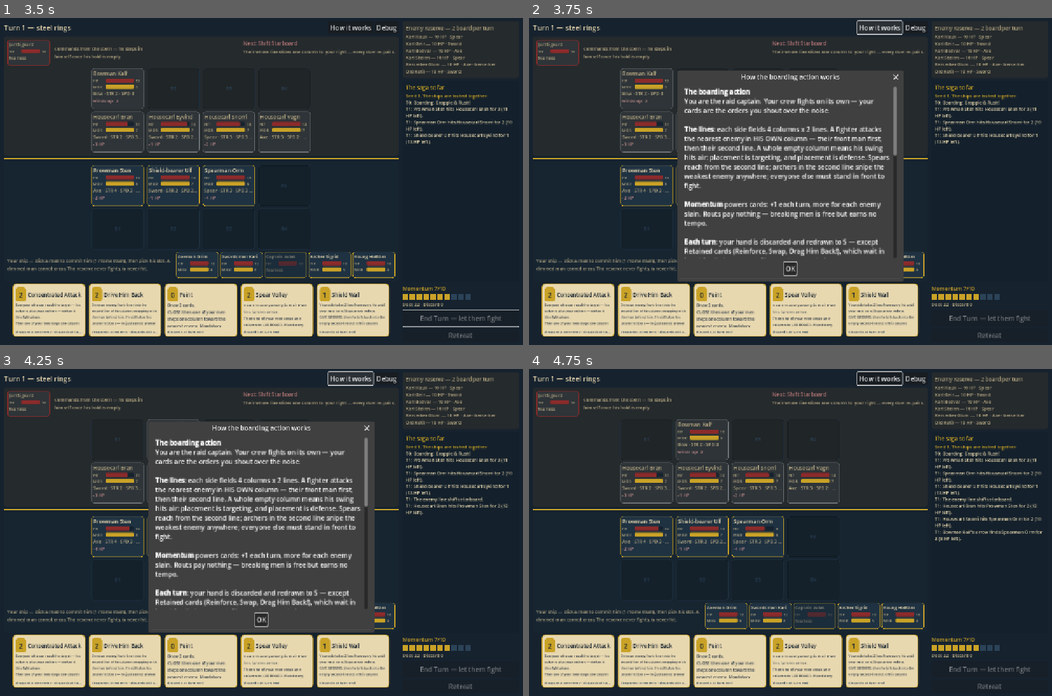
Above: before the commit, frames 1-4 (two rows, left to right).
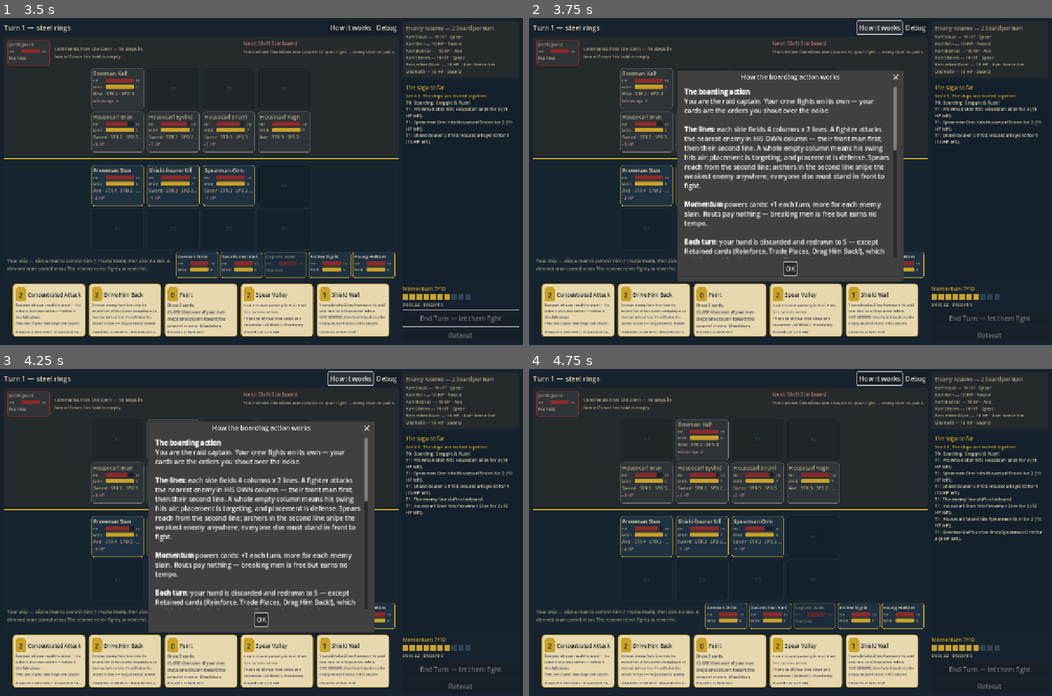
Above: after the commit, the same moments.

Repository: Tonttu84/vikingGame
Game: Godot game, scene res://src/ui/battle_ui.tscn
The game is run twice, just before and just after one commit, with the same random seed, the same clock (stepped at 60 frames per second) and the same inputs.
Inputs:
- Up to frame 1 (3.5 s): click "How it works" at 0.5 s; click "Debug" at 1.25 s; click "Board this way" at 2 s; click "End Turn — let them fight" at 2.75 s
- Up to frame 2 (3.75 s): click "How it works" at 3.5 s
- Up to frame 3 (4.25 s): no input
- Up to frame 4 (4.75 s): click "OK" at 4.25 s

Frame 1 is identical in both runs. In frame 2, 0.3% of the frame differs, in the area x 29-71%, y 40-74%; in frame 3, 0.3%; in frame 4, nothing differs.

Commit message:
The table learns the new set, and the docs record it
UI. The rider pick is one step now instead of two: the direction was never a
question, so the board asks only which man takes the step and the destination
step that used to follow is gone with the code that drew it. Taunt gets the
two-pick flow Trade Places already had — drop it on a defender, then pick the
man of yours he answers to, with the engine's own taunt_targets() saying
which of your men that could be. Rules text names every fixed direction on
the card face (Larboard, Starboard, Press, Give Ground, Close) and the
how-it-works panel says the direction is printed on the card and that a card
whose step nobody can take cannot be played at all.

Docs. docs/combat-design.md now carries the shipped set: the three families,
the five movements, the fifteen cards, and the rulings the set depends on —
the fixed direction, "you may aim what you do to them but not what an order
does to your own crew", riders never displacing, the gate, give-ground as a
disarm rather than an escape, the Challenge fold, and the jump ruling (out
for now, and NOT on principle: if it ever ships it is a player-aimed jump on
a card that also carries a real effect, after the retune).
docs/card-design-proposal.md is marked IMPLEMENTED with the owner's answers
to all ten of its open questions. The phase D section of
docs/lines-redesign.md gets a note saying what of it survives and what the
rework replaced, rather than being rewritten — it is history.

CLAUDE.md's "where we are" leads with this slice, and the next one is the
numeric retune with the two things to weigh before touching a price: whether
the gate's refusal rate is the bot being positionally stupid or the gate
being too sharp, and the Taunt + Concentrated Attack assassination.

815 unit + 91 smoke checks. Final sims (n=300, random bot):
  skirmish 31.0% win | 14.1 turns | 1.09 dead in a win
  veteran  51.3% win | 17.3 turns | 1.14 dead in a win

Diff:
--- a/src/ui/battle_ui.gd
+++ b/src/ui/battle_ui.gd
@@ -14,8 +14,9 @@
 ## The banner line the top bar shows when the board is not asking for a pick.
 var _turn_text := "Turn 1"
 ## The one pick the board is waiting on, or {} — see _begin_pick. Card picks
-## (who crosses, who trades places, which way a man is shoved) and the engine's
-## mandatory movement riders share this single mechanism and its gold rim.
+## (who crosses, who trades places, which way a man is shoved, who a taunted
+## defender answers to) and the engine's mandatory movement riders share this
+## single mechanism and its gold rim.
 ##   {"prompt": String, "options": Array[Dictionary], "cancellable": bool,
 ##    "on_choice": Callable}
 ## and each option is {"value": Variant} plus either "character" (light up his
@@ -130,66 +131,20 @@
 	refresh(state)
 
 
-## A played card's rider has come due. The engine has already worked out
-## every legal move and one of them must be taken, so this is a pick, not a
-## question: the men who can move light up, then their destinations. Nothing
-## here judges legality — every option carries one of the engine's own moves.
+## A played card's rider has come due. The direction is the card's and is
+## printed on its face, so there is exactly one thing left to settle and one
+## step to settle it in: WHICH man takes it. Every man who can light up; the
+## engine already worked out that they can, and a card whose step nobody could
+## take never reached here — it was refused before it was paid for. A card
+## that names an ally offers one move, which the pick mechanism resolves by
+## itself without a click.
 func on_rider_prompt(state: BattleState, card: CardData, moves: Array[Dictionary]) -> void:
 	refresh(state)
-	var kind := CardText.rider_kind(card)
-	var movers: Array[Character] = []
-	for move in moves:
-		for c in _rider_men(move):
-			if not movers.has(c):
-				movers.append(c)
-	var options: Array[Dictionary] = []
-	for c in movers:
-		options.append(_token_option(c, c))
-	_begin_pick("%s — the %s rides on it: which man moves?" % [card.display_name, kind],
-			options, false,
-			func(mover: Character) -> void: _rider_destination_pick(card, moves, mover))
-
-
-## Step two of a rider: where the chosen man goes. A slide names the empty
-## slot he steps into, a step or advance the slot in the other line, a swap
-## the man he trades places with.
-func _rider_destination_pick(card: CardData, moves: Array[Dictionary],
-		mover: Character) -> void:
-	var kind := CardText.rider_kind(card)
 	var options: Array[Dictionary] = []
 	for move in moves:
-		if not _rider_men(move).has(mover):
-			continue
-		options.append(_rider_move_option(move, mover))
-	var prompt := "%s — %s must %s: where to?" % [card.display_name, mover.display_name, kind]
-	if kind == "swap":
-		prompt = "%s — who does %s trade places with?" % [card.display_name, mover.display_name]
-	_begin_pick(prompt, options, false, func(move: Dictionary) -> void: _submit_rider(move))
-
-
-## The men a rider move touches: the one who steps, or both halves of a trade.
-func _rider_men(move: Dictionary) -> Array[Character]:
-	var men: Array[Character] = []
-	if move.has("character"):
-		men.append(move["character"])
-	if move.has("a"):
-		men.append(move["a"])
-	if move.has("b"):
-		men.append(move["b"])
-	return men
-
-
-func _rider_move_option(move: Dictionary, mover: Character) -> Dictionary:
-	var f := engine.state.player_formation
-	if move.has("direction"):
-		var dir: int = move["direction"]
-		return _slot_option(Character.Side.PLAYER, f.line_of(mover),
-				f.column_of(mover) + dir, move, "larboard" if dir < 0 else "starboard")
-	if move.has("line"):
-		return _slot_option(Character.Side.PLAYER, move["line"], f.column_of(mover), move,
-				"step up" if move["line"] == Formation.FRONT else "fall back")
-	var partner: Character = move["b"] if move["a"] == mover else move["a"]
-	return _token_option(partner, move)
+		options.append(_token_option(move["character"], move))
+	_begin_pick("%s — %s: which man?" % [card.display_name, CardText.rider_kind(card)],
+			options, false, func(move: Dictionary) -> void: _submit_rider(move))
 
 
 func _submit_rider(move: Dictionary) -> void:
@@ -388,6 +343,20 @@
 				options, true,
 				func(partner: Character) -> void:
 					action["second_target"] = partner
+					submit(action))
+		return
+	if _card_has(card, CardData.EffectType.TAUNT):
+		# The shout names two men: the defender it is aimed at (already the
+		# drop target) and the man of yours he is dragged across to. The engine
+		# says which of your men that could be — never this scene.
+		var options: Array[Dictionary] = []
+		for c in engine.state.player_formation.fielded():
+			if engine.taunt_targets(c).has(target):
+				options.append(_token_option(c, c))
+		_begin_pick("%s — who does %s answer to?" % [card.display_name, target.display_name],
+				options, true,
+				func(anchor: Character) -> void:
+					action["second_target"] = anchor
 					submit(action))
 		return
 	if _card_has(card, CardData.EffectType.SHOVE):
--- a/src/ui/card_text.gd
+++ b/src/ui/card_text.gd
@@ -145,7 +145,7 @@
 
 [b]Momentum[/b] powers cards: +1 each turn, more for each enemy slain. Routs pay nothing — breaking men is free but earns no tempo.
 
-[b]Each turn[/b]: your hand is discarded and redrawn to 5 — except Retained cards (Reinforce, Swap, Drag Him Back!), which wait in hand for their moment. Play cards — most also move your men, and that move is mandatory: the board lights up every man who can take it and you pick which, never whether. Then both formations fight, fastest first. Axes ignore 2 armor.
+[b]Each turn[/b]: your hand is discarded and redrawn to 5 — except Retained cards (Reinforce, Trade Places, Drag Him Back!), which wait in hand for their moment. Play cards — most also move one of your men, and that move is mandatory and its DIRECTION IS PRINTED ON THE CARD: larboard, starboard, press forward, give ground, or close on the nearest enemy. The board lights up every man who could take that step and you pick which one, never whether and never which way — and a card whose step nobody can take cannot be played at all. Then both formations fight, fastest first. Axes ignore 2 armor.
 
 [b]The enemy captain[/b] waits at the stern, unreachable, until his hold empties — then he steps into the line himself and fights like anyone: reach him through his column, or shove his line apart. Kill him and his crew yields. Lose your own captain and the raid is over.
 
@@ -153,4 +153,4 @@
 
 [b]Morale[/b]: every death shakes the fallen side (-2 morale on deck, captains and berserkers excepted). At 0 a fighter routs, shaking the line further. Routs win battles as surely as blood.
 
-[b]The rail[/b]: enemies reinforce 2 per turn into their fro …(185 unchanged characters)… f them always holds the field, and only Swap trades them, so the waiting one shows d …(88 unchanged characters)…
+[b]The rail[/b]: enemies reinforce 2 per turn into their fro …(185 unchanged characters)… f them always holds the field, and only Trade Places trades them, so the waiting one shows d …(88 unchanged characters)…
--- a/src/ui/human_controller.gd
+++ b/src/ui/human_controller.gd
@@ -31,9 +31,10 @@
 
 
 ## A played card's movement rider: the engine has already worked out every
-## legal move and one of them MUST be taken (docs/lines-redesign.md, riders
-## are mandatory), so this asks which — there is no skip and no cancel. The
-## board lights up the engine's list; an empty answer (an aborted battle)
+## legal move and one of them MUST be taken (docs/card-design-proposal.md —
+## riders are mandatory and their direction is fixed by the card), so this
+## asks only which MAN takes it. No skip, no cancel, no choice of direction.
+## The board lights up the engine's list; an empty answer (an aborted battle)
 ## falls back to the engine's own first move.
 func choose_rider(state: BattleState, card: CardData,
 		moves: Array[Dictionary]) -> Dictionary:
Not shown, changed: CLAUDE.md
Not shown, changed: docs/card-design-proposal.md
Not shown, changed: docs/combat-design.md
Not shown, changed: docs/lines-redesign.md
